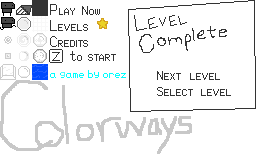
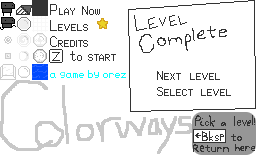
Two versions of the same layered image (256x160). Layer-by-layer changes:
painted on "menu_text" over [193, 115, 255, 152]
painted on "bg" over [192, 112, 256, 155]
